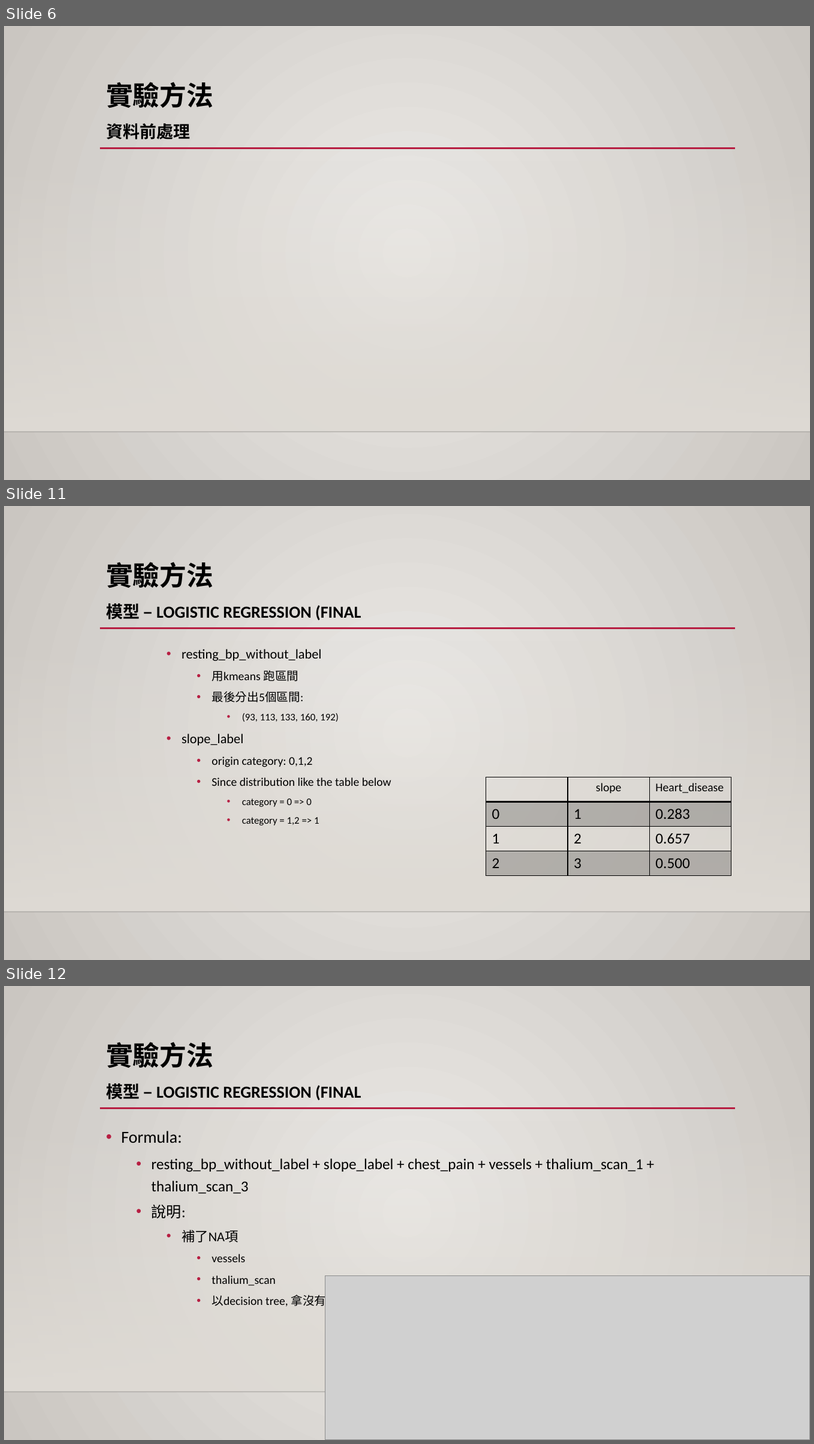
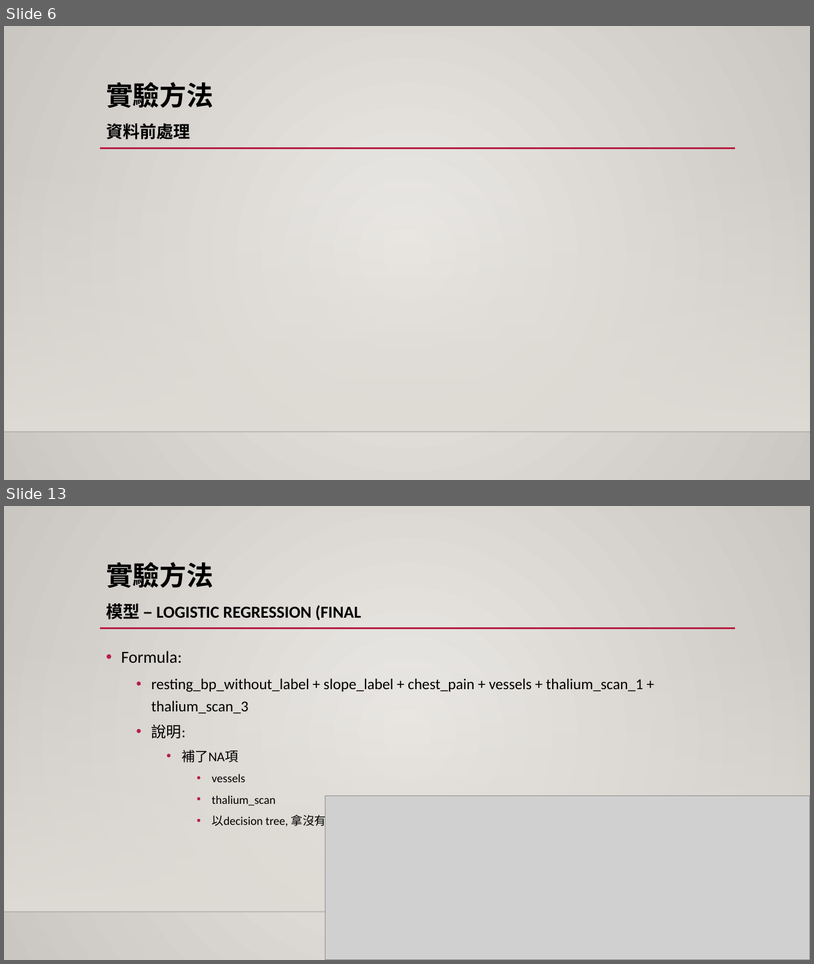
Before and after one commit to 1082-datascience/finalproject-finalproject-1082ds_group3, a slide deck: docs/yuchun_model.pptx. Shown one above the other, each under a label of ours: slides 6, 11 and 12 before the commit, slides 6 and 13 after it; the slides between them are not shown. The pictures are 814x1444 and 814x964 pixels, drawn with LibreOffice and Linux fonts; fonts in the diff are those of the drawing; grey boxes stand for pictures; background and template pictures are left out. Boxes give left, top, right and bottom in pixels: in the first picture for what was removed or moved away, otherwise in the second. Text is boxed around its words. In the diff, an @@ line names an element or a change of style, - is before the commit and + after.

```diff
--- a/docs/yuchun_model.pptx
+++ b/docs/yuchun_model.pptx
@@ slide 11 removed at [4, 506, 810, 960], background gradient #ECEAE7 to #CAC7C1; not listed: 3 template elements that a slide beside it also shows @@
@@ title removed at [106, 562, 361, 620] @@
-實驗方法
-模型 – LOGISTIC REGRESSION (FINAL
@@ text removed at [182, 649, 392, 825] @@
-    • resting_bp_without_label
-      • 用kmeans 跑區間
-      • 最後分出5個區間:
-        • (93, 113, 133, 160, 192)
-    • slope_label
-      • origin category: 0,1,2
-      • Since distribution like the table below
-        • category = 0 => 0
-        • category = 1,2 => 1
@@ table removed at [486, 777, 731, 874], 4 rows, 3 columns @@
- | slope | Heart_disease
-0 | 1 | 0.283
-1 | 2 | 0.657
-2 | 3 | 0.500
@@ what was slide 12 is now slide 13 @@
```
Also in this commit, not shown: 8 slides changed, 1 slide added.
